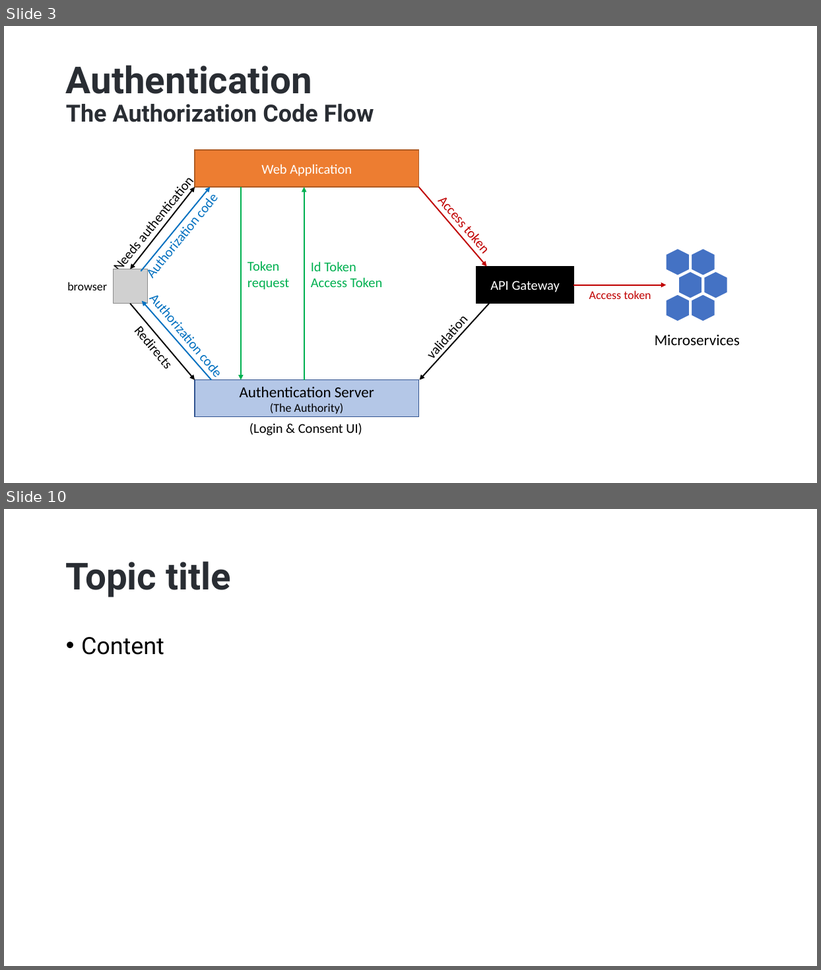
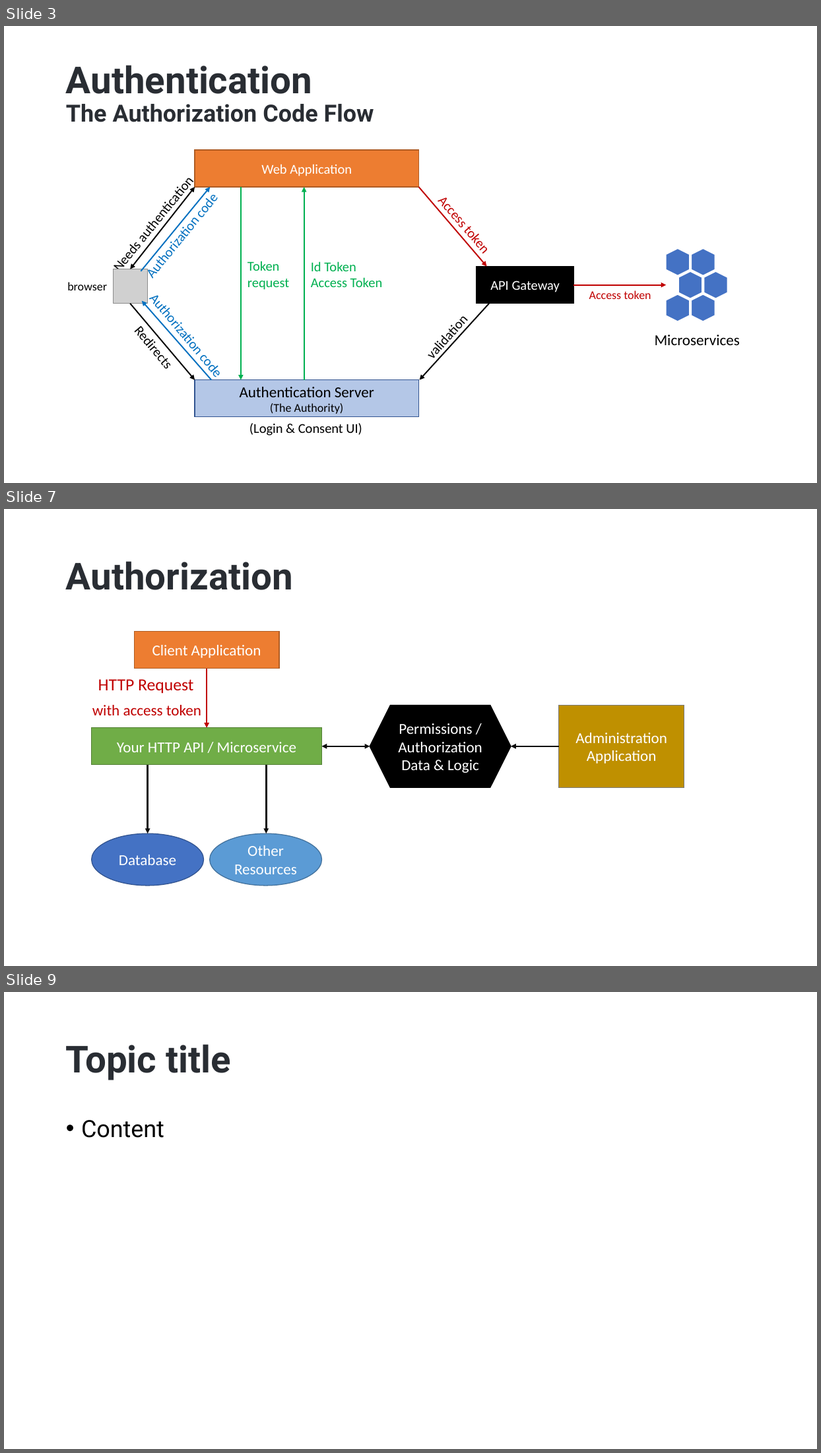
Before and after one commit to hikalkan/presentations, a slide deck: 2022-10-15 Authorization-In-Distributed-Systems/Authorization-In-Distributed-Systems.pptx. Shown one above the other, each under a label of ours: slides 3 and 10 before the commit, slides 3, 7 and 9 after it; the slides between them are not shown. The pictures are 821x970 and 821x1453 pixels, drawn with LibreOffice and Linux fonts; fonts in the diff are those of the drawing; grey boxes stand for pictures; background and template pictures are left out. Boxes give left, top, right and bottom in pixels: in the first picture for what was removed or moved away, otherwise in the second. Text is boxed around its words. In the diff, an @@ line names an element or a change of style, - is before the commit and + after.

```diff
--- a/2022-10-15 Authorization-In-Distributed-Systems/Authorization-In-Distributed-Systems.pptx
+++ b/2022-10-15 Authorization-In-Distributed-Systems/Authorization-In-Distributed-Systems.pptx
@@ slide 7 added at [4, 509, 817, 966], background picture (left out) @@
@@ title added at [66, 561, 293, 590], 44 pt, text #292D33, bold @@
+Authorization
@@ rectangle added at [135, 632, 280, 669], fill #ED7D31, outline #AF5C24 1 pt, 18 pt, text #FFFFFF @@
+Client Application
@@ text added at [98, 679, 193, 693], 20 pt, text #C00000 @@
+HTTP Request
@@ arrow added from (207, 668) to (207, 728), #C00000 1.5 pt @@
@@ text added at [92, 705, 201, 716], 18 pt, text #C00000 @@
+with access token
@@ hexagon added at [370, 706, 511, 788], fill #000000, outline #000000 1 pt, 18 pt, text #FFFFFF @@
+Permissions / Authorization Data & Logic
@@ rectangle added at [559, 706, 684, 788], fill #BF9000, outline #7A7A7A 1 pt, 18 pt, text #FFFFFF @@
+Administration Application
@@ rectangle added at [92, 728, 322, 765], fill #70AD47, outline #538035 1 pt, 18 pt, text #FFFFFF @@
+Your HTTP API / Microservice
@@ arrow added from (148, 765) to (148, 834), #0D0D0D 2 pt @@
@@ arrow added from (266, 765) to (266, 834), #0D0D0D 2 pt @@
@@ double arrow added from (322, 747) to (370, 747), #0D0D0D 2 pt @@
@@ arrow added from (559, 747) to (511, 747), #0D0D0D 2 pt @@
@@ ellipse added at [92, 834, 204, 886], fill #4472C4, outline #325491 1 pt, 18 pt, text #FFFFFF @@
+Database
@@ ellipse added at [209, 834, 322, 886], fill #5B9BD5, outline #43739E 1 pt, 18 pt, text #FFFFFF @@
+Other Resources
@@ what was slide 10 is now slide 9 @@
```
Also in this commit, not shown: 2 slides changed, 2 other slides added.
